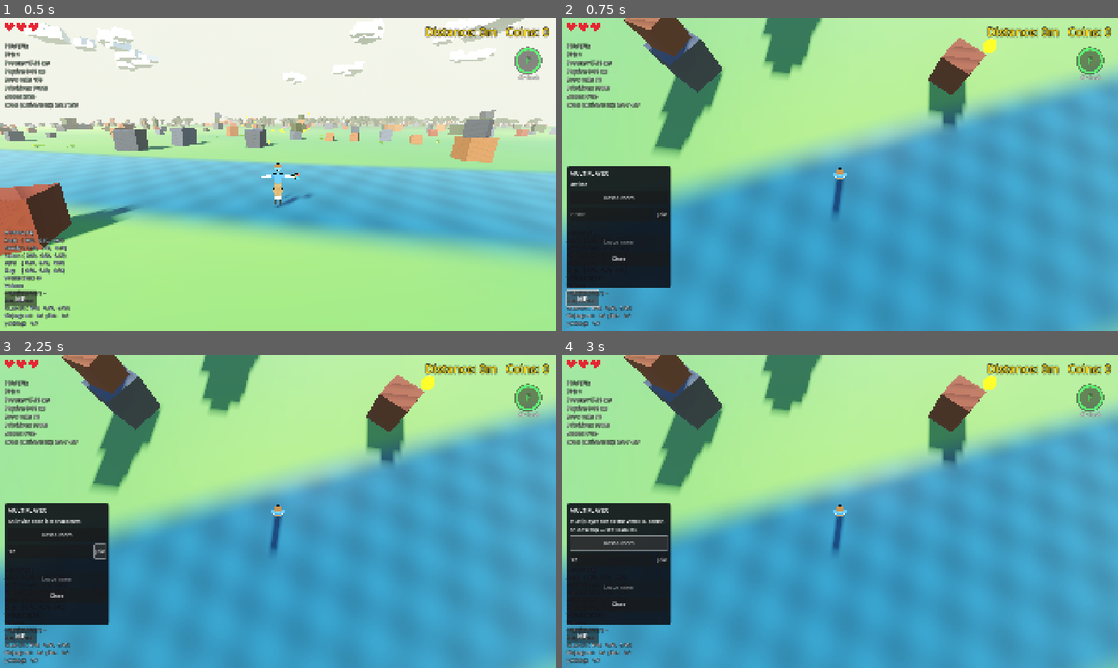
Above: before the commit, frames 1-4 (two rows, left to right).
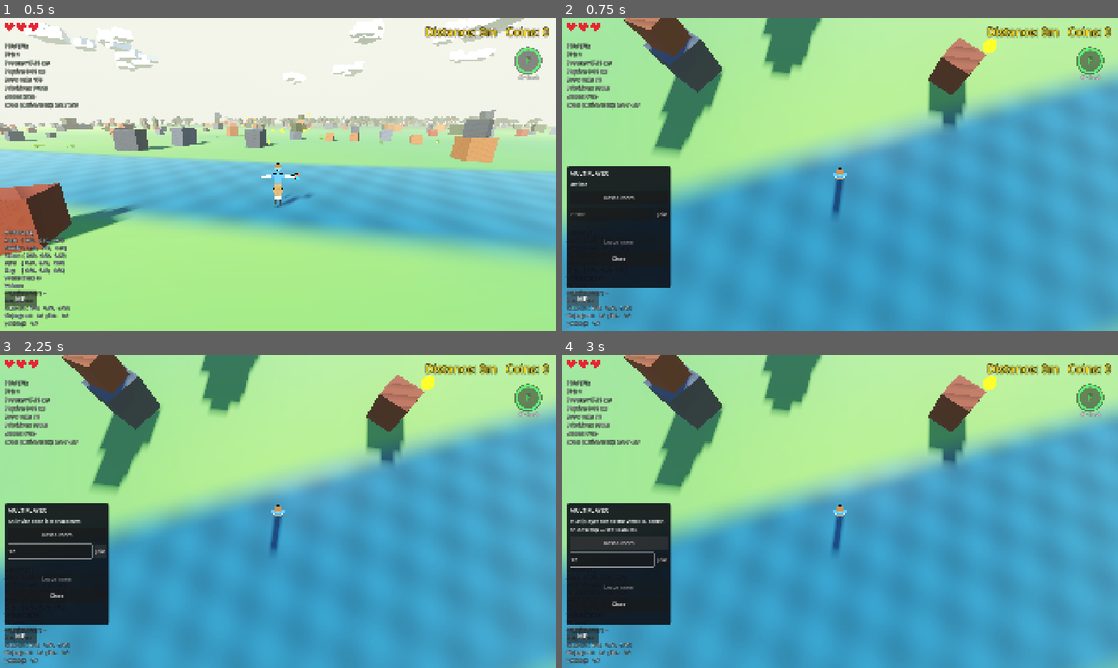
Above: after the commit, the same moments.

Repository: korjavin/godot-test1
Game: Godot game, scene res://scenes/main.tscn
The game is run twice, just before and just after one commit, with the same random seed, the same clock (stepped at 60 frames per second) and the same inputs.
Inputs (mouse positions are in pixels of both pictures, inside the frame that each line leads up to):
- Up to frame 1 (0.5 s): no input
- Up to frame 2 (0.75 s): click "MP" at 0.5 s
- Up to frame 3 (2.25 s): click (50, 552) at 1.27 s; type "12" at 1.35 s; click "Join" at 2 s
- Up to frame 4 (3 s): click "Host a room" at 2.75 s

Frame 1 is identical in both runs. In frame 2, less than 0.1% of the frame differs, in the area x 0-7%, y 86-93%; in frame 3, 0.2%; in frame 4, 0.3%, in the area x 1-20%, y 57-68%.

Commit message:
fix: HUD buttons must never take keyboard focus (Space is jump AND ui_accept)
Owner playtest on production: clicking the "MP" button once left it keyboard-
focused, and every Space press after that re-opened the multiplayer panel —
every jump, forever, with no way to click the focus away.

Root cause is one Godot default, not one button. `BaseButton.focus_mode`
defaults to `FOCUS_ALL` and a Button KEEPS the focus after a click; a focused
button is activated by `ui_accept`, which is Space, which is also the `jump`
action. So the bug belongs to every Button on the HUD, not just "MP".

Fixed at the construction sites rather than at the one reported symptom:

* `mp_ui.gd` — `focus_mode = FOCUS_NONE` on the MP toggle and inside the
  shared `_make_button()` path, so Host/Join/Copy/Leave/Close inherit it and
  the next button somebody adds does too. The MP toggle is the one that bit
  hardest because it never hides (the panel's own buttons at least drop focus
  when the panel is hidden) — but Host and Join leave the panel OPEN, so they
  had the same bug one step in.
* `touch_controls.gd` (5 sites) and `mobile_settings_panel.gd` (5 sites,
  including the `CheckButton`, which is a BaseButton too) — same latent bug.
  Touch-gated is NOT keyboard-free: `DisplayServer.is_touchscreen_available()`
  is true on a touchscreen laptop or Windows tablet with a real keyboard, and
  the F6/F7 debug keys force-show both on any desktop. The Jump/Special/Switch
  cluster is the sharpest case — those ARE gameplay actions.

The invite-code `LineEdit` deliberately KEEPS focus (you have to type into it)
and instead releases it when the panel closes and once a code is submitted, so
a phone's on-screen keyboard folds away and no future refactor can leave a text
field quietly eating W/A/S/D.

Not changed: `game_over_ui.gd`'s Play Again button, where `ui_accept` restarting
the run is the intended, documented behaviour.

Verification: headless boot of scenes/main.tscn clean (no errors or warnings);
`mp_selfcheck.gd` prints SELFCHECK OK; grep confirms every Button and
CheckButton in all three files is FOCUS_NONE (2/2, 5/5, 5/5).

Deliberately scoped to UI files only — bead s86.4 is concurrently editing the MP
logic scripts on another branch.

Diff:
--- a/scripts/mobile_settings_panel.gd
+++ b/scripts/mobile_settings_panel.gd
@@ -239,6 +239,14 @@
 	# (anchor y = 1) so it hugs the corner on any screen.
 	_gear_button = Button.new()
 	_gear_button.name = "TuneButton"
+	# FOCUS_NONE on every button this panel builds. `BaseButton` defaults to
+	# FOCUS_ALL and keeps the focus after a tap, and `ui_accept` fires a focused
+	# button — `ui_accept` is SPACE, which is also `jump`. So one tap on the gear
+	# would re-open this panel on every jump for the rest of the session. Same
+	# rule, same reason as `mp_ui.gd` and `touch_controls.gd`; touch-gated is not
+	# keyboard-free (a touchscreen laptop has both, and F7 force-shows the gear
+	# on any desktop).
+	_gear_button.focus_mode = Control.FOCUS_NONE
 	_gear_button.text = "⚙ Tune"  # ⚙ gear glyph + label
 	_gear_button.add_theme_font_size_override("font_size", 26)
 	_gear_button.custom_minimum_size = Vector2(GEAR_WIDTH, GEAR_HEIGHT)
@@ -326,6 +334,9 @@
 	# --- Invert steering checkbox ----------------------------------------
 	_invert_check = CheckButton.new()
 	_invert_check.name = "InvertSteering"
+	# A CheckButton is a BaseButton too, so it defaults to FOCUS_ALL and would
+	# invert the steering on every jump once tapped. See the gear above.
+	_invert_check.focus_mode = Control.FOCUS_NONE
 	_invert_check.text = "Invert steering"
 	_invert_check.add_theme_font_size_override("font_size", 22)
 	_invert_check.custom_minimum_size = Vector2(0.0, ACTION_ROW_HEIGHT)
@@ -346,6 +357,7 @@
 func _make_action_button(text: String, handler: Callable) -> Button:
 	var button := Button.new()
 	button.text = text
+	button.focus_mode = Control.FOCUS_NONE  # see the gear button in `_build_ui`
 	button.add_theme_font_size_override("font_size", 22)
 	button.custom_minimum_size = Vector2(0.0, ACTION_ROW_HEIGHT)
 	button.pressed.connect(handler)
@@ -400,6 +412,7 @@
 func _make_step_button(text: String, key: String, direction: float) -> Button:
 	var button := Button.new()
 	button.text = text
+	button.focus_mode = Control.FOCUS_NONE  # see the gear button in `_build_ui`
 	button.add_theme_font_size_override("font_size", 34)
 	button.custom_minimum_size = Vector2(STEP_BUTTON_SIZE, STEP_BUTTON_SIZE)
 	button.pressed.connect(_on_step_pressed.bind(key, direction))
--- a/scripts/mp_ui.gd
+++ b/scripts/mp_ui.gd
@@ -216,6 +216,16 @@
 	_mp_button.text = "MP"
 	_mp_button.add_theme_font_size_override("font_size", 24)
 	_mp_button.custom_minimum_size = Vector2(MP_BUTTON_WIDTH, MP_BUTTON_HEIGHT)
+	# NEVER let a gameplay HUD button take keyboard focus. Godot's `BaseButton`
+	# defaults to `FOCUS_ALL` and KEEPS the focus after a click, and a focused
+	# button is activated by `ui_accept` — which is SPACE, which is also `jump`.
+	# So one click on "MP" turned every later jump into another panel toggle, for
+	# the rest of the session, with no way to click the focus away (this Control
+	# is MOUSE_FILTER_IGNORE, so a click on the world lands on nothing focusable).
+	# This button is the one that bites hardest because it never hides — the
+	# panel's own buttons at least lose focus when the panel is hidden — but every
+	# Button here is FOCUS_NONE for the same reason. See `_make_button`.
+	_mp_button.focus_mode = Control.FOCUS_NONE
 	_mp_button.anchor_left = 0.0
 	_mp_button.anchor_right = 0.0
 	_mp_button.anchor_top = 1.0
@@ -343,10 +353,17 @@
 
 
 ## Make one full-width, thumb-sized button wired to `handler`. Every button in
-## the panel goes through here so the touch-target minimum can't be forgotten.
+## the panel goes through here so the touch-target minimum — and the FOCUS_NONE
+## rule below — can't be forgotten by the next button somebody adds.
 func _make_button(label: String, handler: Callable) -> Button:
 	var button := Button.new()
 	button.text = label
+	# Keyboard focus is poison on a gameplay HUD — see `_build_ui`. Space is both
+	# `ui_accept` and `jump`, so a focused Host/Join/Copy/Leave button fires again
+	# on every jump. Panel buttons are less sticky than the MP toggle (hiding the
+	# panel drops focus), but "less sticky" is not "fixed": Host and Join leave the
+	# panel OPEN, so the very next Space press re-hosts or re-joins.
+	button.focus_mode = Control.FOCUS_NONE
 	button.add_theme_font_size_override("font_size", BODY_FONT_SIZE)
 	button.custom_minimum_size = Vector2(0.0, TOUCH_MIN_HEIGHT)
 	button.size_flags_horizontal = Control.SIZE_EXPAND_FILL
@@ -407,6 +424,12 @@
 	if code.length() != CODE_LENGTH:
 		_on_status("An invite code is %d characters" % CODE_LENGTH)
 		return
+	# Done typing — drop the caret so a phone's on-screen keyboard folds away and
+	# stops covering the status line this join is about to write. Both entry
+	# points land here (the Join button and Enter/"go" via `text_submitted`), so
+	# this is the one place it belongs. It matters MORE now that Join is
+	# FOCUS_NONE: tapping the button no longer steals the focus off the field.
+	_code_input.release_focus()
 	var manager := _ensure_manager()
 	if manager == null or not manager.has_method("join"):
 		_on_status("Multiplayer is not available in this scene")
@@ -492,11 +515,20 @@
 		var view_height: float = get_viewport().get_visible_rect().size.y
 		_panel_body.offset_top = maxf(_panel_body.offset_bottom - PANEL_HEIGHT, -view_height + EDGE_MARGIN)
 		_refresh()
-	elif _recapture_mouse:
-		# Closing is a user gesture, which is exactly what browser pointer-lock
-		# needs, so this works on desktop web too.
-		_recapture_mouse = false
-		Input.set_mouse_mode(Input.MOUSE_MODE_CAPTURED)
+	else:
+		# The code field is the ONE control in this panel that legitimately takes
+		# keyboard focus — you have to type into it — so it cannot be FOCUS_NONE
+		# like the buttons. Hand the focus back on the way out: hiding a Control
+		# already drops it, but this also dismisses a phone's on-screen keyboard,
+		# and it means no future refactor that closes the panel WITHOUT hiding it
+		# can leave a text field quietly eating W/A/S/D.
+		if _code_input != null:
+			_code_input.release_focus()
+		if _recapture_mouse:
+			# Closing is a user gesture, which is exactly what browser pointer-lock
+			# needs, so this works on desktop web too.
+			_recapture_mouse = false
+			Input.set_mouse_mode(Input.MOUSE_MODE_CAPTURED)
 
 
 ## Take or release the pause for the panel's current state.
--- a/scripts/touch_controls.gd
+++ b/scripts/touch_controls.gd
@@ -286,6 +286,15 @@
 	# tap will flip it.
 	_steer_toggle = Button.new()
 	_steer_toggle.name = "SteerToggle"
+	# FOCUS_NONE on EVERY button this HUD builds. `BaseButton` defaults to
+	# FOCUS_ALL and keeps the focus after a tap, and a focused button is fired by
+	# `ui_accept` — i.e. SPACE, which is also `jump`. So one tap here would make
+	# every later jump ALSO flip the steer mode / fire the ability / switch
+	# character, forever. This UI is touch-gated, but touch-gated is not
+	# keyboard-free: `DisplayServer.is_touchscreen_available()` is true on a
+	# touchscreen laptop or a Windows tablet that has a real keyboard attached
+	# (and the F6 debug force-show puts it on any desktop).
+	_steer_toggle.focus_mode = Control.FOCUS_NONE
 	_steer_toggle.custom_minimum_size = Vector2(TOGGLE_WIDTH, TOGGLE_HEIGHT)
 	_steer_toggle.add_theme_font_size_override("font_size", 30)
 	# Same translucent family look as the action circles; half-height radius = pill.
@@ -314,6 +323,7 @@
 	# mirrored on the toggle's left where the fullscreen button sits on its right.
 	_view_button = Button.new()
 	_view_button.name = "ViewButton"
+	_view_button.focus_mode = Control.FOCUS_NONE  # see the steer toggle above
 	_view_button.text = "View"
 	_view_button.custom_minimum_size = Vector2(TOGGLE_HEIGHT, TOGGLE_HEIGHT)
 	_view_button.add_theme_font_size_override("font_size", 24)
@@ -343,6 +353,7 @@
 	# browser requires before it will grant an enter-fullscreen request.
 	_fullscreen_button = Button.new()
 	_fullscreen_button.name = "FullscreenButton"
+	_fullscreen_button.focus_mode = Control.FOCUS_NONE  # see the steer toggle above
 	_fullscreen_button.text = "⛶"
 	_fullscreen_button.custom_minimum_size = Vector2(TOGGLE_HEIGHT, TOGGLE_HEIGHT)
 	_fullscreen_button.add_theme_font_size_override("font_size", 30)
@@ -434,6 +445,10 @@
 	var button := Button.new()
 	button.name = node_name
 	button.text = label
+	# see the steer toggle in `_build_ui` — Space is `ui_accept` AND `jump`, so a
+	# focused Jump/Special/Switch button re-fires on every jump for the rest of
+	# the session. These three are the sharpest case: they ARE gameplay actions.
+	button.focus_mode = Control.FOCUS_NONE
 	button.add_theme_font_size_override("font_size", 26)
 	button.custom_minimum_size = Vector2(ACTION_BUTTON_SIZE, ACTION_BUTTON_SIZE)
 	# Fire on touch-DOWN, not on release (Godot's default for a Button). These are
@@ -494,6 +509,7 @@
 	var button := Button.new()
 	button.name = node_name
 	button.text = ""
+	button.focus_mode = Control.FOCUS_NONE  # see the steer toggle in `_build_ui`
 	var style := StyleBoxFlat.new()
 	style.bg_color = Color(0.0, 0.0, 0.0, 0.72)
 	button.add_theme_stylebox_override("normal", style)
